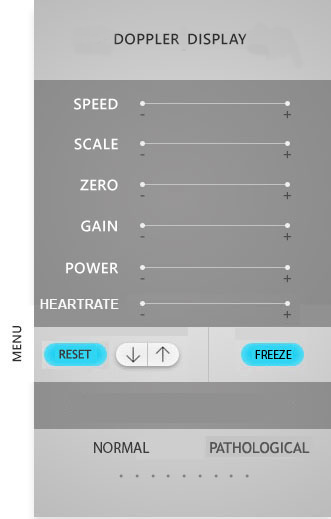
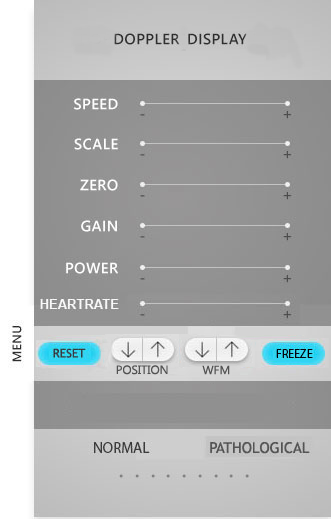
Revision of a layered (331, 519) image; what changed, layer by layer:
showed "Layer 2" over (32, 326, 331, 383)
